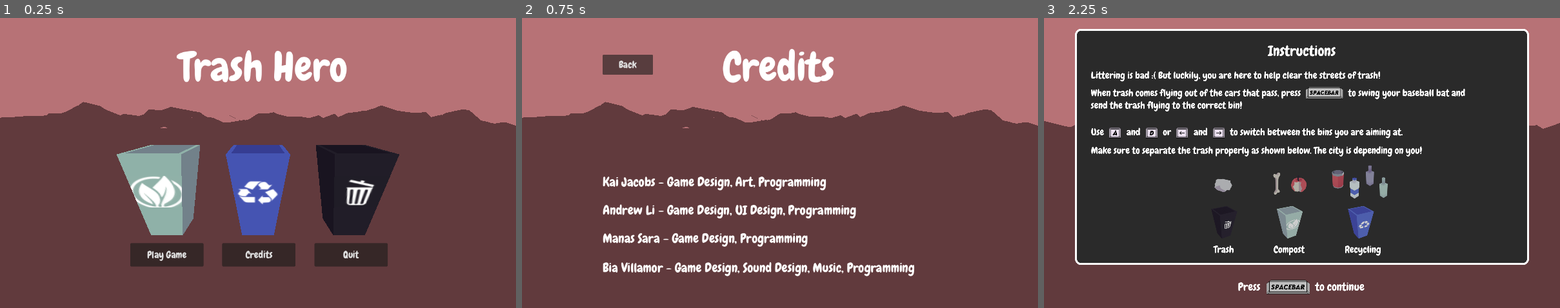
Above: before the commit, frames 1-3 (left to right).
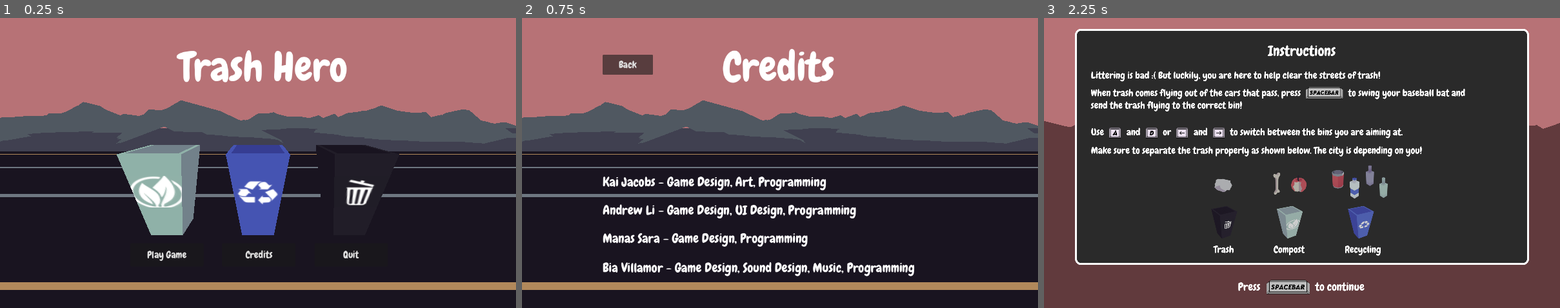
Above: after the commit, the same moments.

Repository: Manas701/SVCGameJam
Game: Godot game, scene res://scenes/main menu.tscn
The game is run twice, just before and just after one commit, with the same random seed, the same clock (stepped at 60 frames per second) and the same inputs. Sound files missing from this copy of the repository are replaced by a short silence.
Inputs:
- Up to frame 1 (0.25 s): no input
- Up to frame 2 (0.75 s): click "Credits" at 0.5 s
- Up to frame 3 (2.25 s): click "Back" at 1.25 s; click "Play Game" at 2 s

The runs differ from the first frame. In frame 1, 57% of the frame differs, in the area x 0-100%, y 28-100%; in frame 2, 65%; in frame 3, nothing differs.

Commit message:
fixed environment textures on main menu, end game, credits

Diff:
--- a/assets/scripts/score_label.gd
+++ b/assets/scripts/score_label.gd
@@ -9,4 +9,3 @@
 # Called every frame. 'delta' is the elapsed time since the previous frame.
 func _process(delta):
 	text = str("[center]" + str(Scorer.score) + "[/center]")
-	pass
--- a/scenes/credits.tscn
+++ b/scenes/credits.tscn
@@ -1,7 +1,8 @@
-[gd_scene load_steps=5 format=3 uid="uid://d0albl8rcis1l"]
+[gd_scene load_steps=6 format=3 uid="uid://d0albl8rcis1l"]
 
 [ext_resource type="PackedScene" uid="uid://dxnfrrkg3ujf8" path="res://scenes/credits ui.tscn" id="1_1xuwx"]
 [ext_resource type="PackedScene" uid="uid://d2hb0qqj1wx6s" path="res://prefabs/world_environment.tscn" id="3_8xoyg"]
+[ext_resource type="Material" uid="uid://cfrmr730rvkhs" path="res://assets/3DAssets/models_obj/textures/textureMaterial.tres" id="4_07ohb"]
 [ext_resource type="PackedScene" uid="uid://vx8thkpwhynj" path="res://prefabs/street_environment.tscn" id="4_8n4jh"]
 [ext_resource type="AudioStream" uid="uid://2u5mk0ke3p0e" path="res://assets/AudioAssets/title_screen_theme.ogg" id="4_2640h"]
 
@@ -17,6 +18,8 @@
 [node name="WorldEnvironment" parent="." instance=ExtResource("3_8xoyg")]
 
 [node name="street_environment" parent="." instance=ExtResource("4_8n4jh")]
+surface_material_override/0 = ExtResource("4_07ohb")
+surface_material_override/1 = ExtResource("4_07ohb")
 
 [node name="AudioStreamPlayer" type="AudioStreamPlayer" parent="."]
 stream = ExtResource("4_2640h")
--- a/scenes/endGame.tscn
+++ b/scenes/endGame.tscn
@@ -1,8 +1,9 @@
-[gd_scene load_steps=5 format=3 uid="uid://bhkn7l2aus61e"]
+[gd_scene load_steps=6 format=3 uid="uid://bhkn7l2aus61e"]
 
 [ext_resource type="PackedScene" uid="uid://csmhoeo7vg0tr" path="res://scenes/endGameUI.tscn" id="1_5t3pl"]
 [ext_resource type="PackedScene" uid="uid://d2hb0qqj1wx6s" path="res://prefabs/world_environment.tscn" id="2_g2wi6"]
 [ext_resource type="PackedScene" uid="uid://vx8thkpwhynj" path="res://prefabs/street_environment.tscn" id="3_76ey8"]
+[ext_resource type="Material" uid="uid://cfrmr730rvkhs" path="res://assets/3DAssets/models_obj/textures/textureMaterial.tres" id="4_h1vt5"]
 [ext_resource type="AudioStream" uid="uid://2u5mk0ke3p0e" path="res://assets/AudioAssets/title_screen_theme.ogg" id="4_jnyxn"]
 
 [node name="Node3D" type="Node3D"]
@@ -17,6 +18,8 @@
 [node name="WorldEnvironment" parent="." instance=ExtResource("2_g2wi6")]
 
 [node name="street_environment" parent="." instance=ExtResource("3_76ey8")]
+surface_material_override/0 = ExtResource("4_h1vt5")
+surface_material_override/1 = ExtResource("4_h1vt5")
 
 [node name="AudioStreamPlayer" type="AudioStreamPlayer" parent="."]
 stream = ExtResource("4_jnyxn")
--- a/scenes/main menu.tscn
+++ b/scenes/main menu.tscn
@@ -1,9 +1,10 @@
-[gd_scene load_steps=9 format=3 uid="uid://0anu04u2yrxo"]
+[gd_scene load_steps=10 format=3 uid="uid://0anu04u2yrxo"]
 
 [ext_resource type="PackedScene" uid="uid://dmsyawi4g6mgw" path="res://scenes/opening ui.tscn" id="1_7koor"]
 [ext_resource type="Script" path="res://assets/scripts/startButton.gd" id="2_qtpww"]
-[ext_resource type="PackedScene" path="res://prefabs/world_environment.tscn" id="3_305n4"]
+[ext_resource type="PackedScene" uid="uid://d2hb0qqj1wx6s" path="res://prefabs/world_environment.tscn" id="3_305n4"]
 [ext_resource type="PackedScene" uid="uid://vx8thkpwhynj" path="res://prefabs/street_environment.tscn" id="4_1du7c"]
+[ext_resource type="Material" uid="uid://cfrmr730rvkhs" path="res://assets/3DAssets/models_obj/textures/textureMaterial.tres" id="5_pwvjd"]
 [ext_resource type="PackedScene" uid="uid://blrsu6t7na4pf" path="res://prefabs/bin_compost.tscn" id="5_usnc8"]
 [ext_resource type="PackedScene" uid="uid://e74xo05y6nei" path="res://prefabs/bin_recycle.tscn" id="6_1udcc"]
 [ext_resource type="PackedScene" uid="uid://dcj2ftby2qt52" path="res://prefabs/bin_trash.tscn" id="7_3bmpt"]
@@ -23,6 +24,8 @@
 [node name="WorldEnvironment" parent="." instance=ExtResource("3_305n4")]
 
 [node name="street_environment" parent="." instance=ExtResource("4_1du7c")]
+surface_material_override/0 = ExtResource("5_pwvjd")
+surface_material_override/1 = ExtResource("5_pwvjd")
 
 [node name="Bin_Compost" parent="." instance=ExtResource("5_usnc8")]
 transform = Transform3D(-8.74228e-08, 0, 2, 0, 2, 0, -2, 0, -8.74228e-08, 3.76752, 0, 2.14774)
